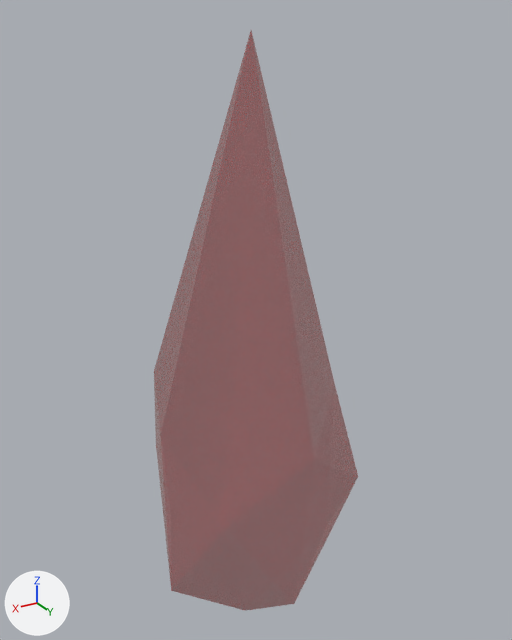
The Blender file blender/blood.blend: old version first, new version second.
Camera for both pictures: a camera (50 mm lens) standing at (0.134, 0.255, -0.221) and looking at (-0.017, 0.004, -0.347). Every picture has the same lights, and +X, +Y and +Z are marked at lower left.

The first picture shows 'First'.
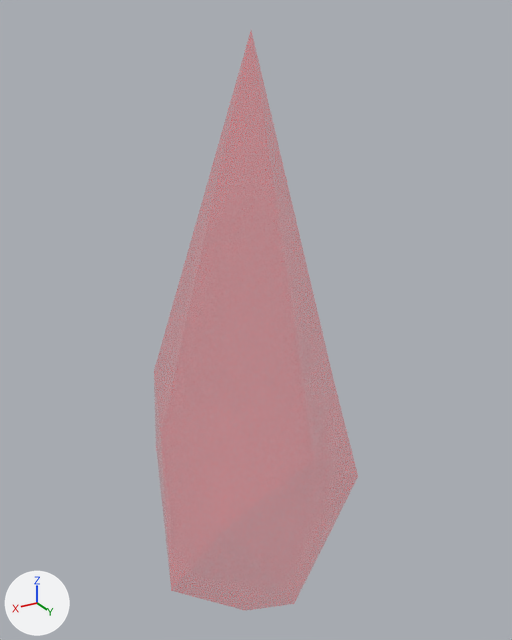
Where the change shows, as pixel boxes [x1, y1, x2, y2] in the pictures (512 x 640 px):
'First.001', recoloured, surface changed: [154, 31, 358, 611] in both
'First', recoloured, surface changed: [154, 31, 358, 611] in both

The change, as a list of edits to the scene's bpy script:
```text
Change mat_material_002:
    mat_material_002.base_color: (0.367, 0.0, 0.00715) -> (1.0, 0.0, 0.0142)  # red #a30014 -> red #ff0020
    mat_material_002.alpha: 0.5 -> 0.25
```
